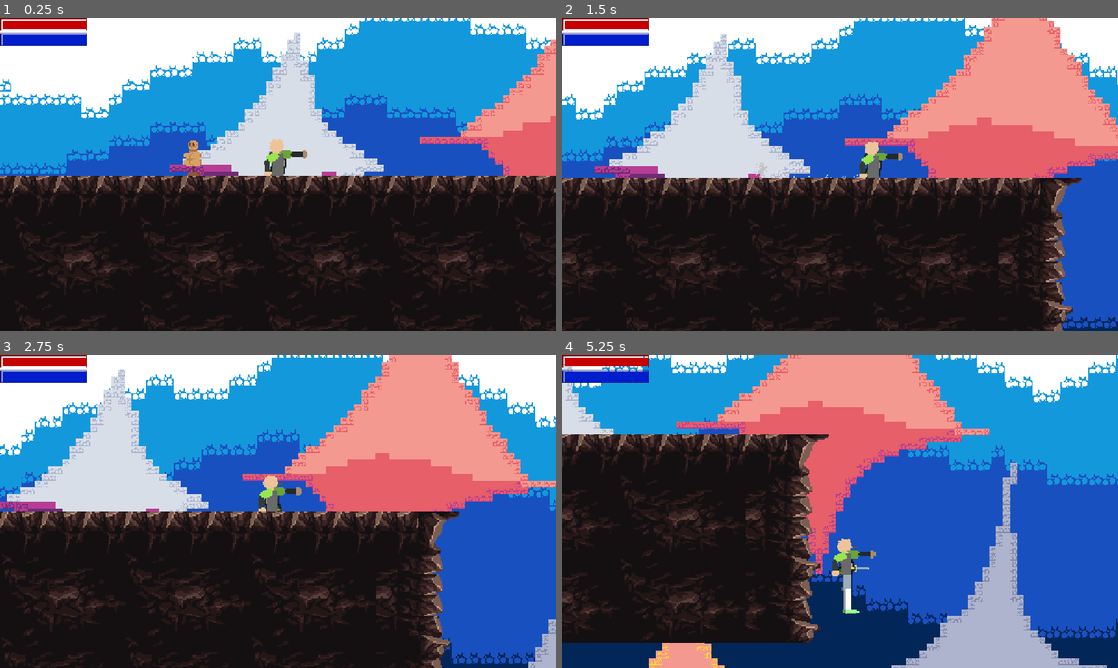
Above: before the commit, frames 1-4 (two rows, left to right).
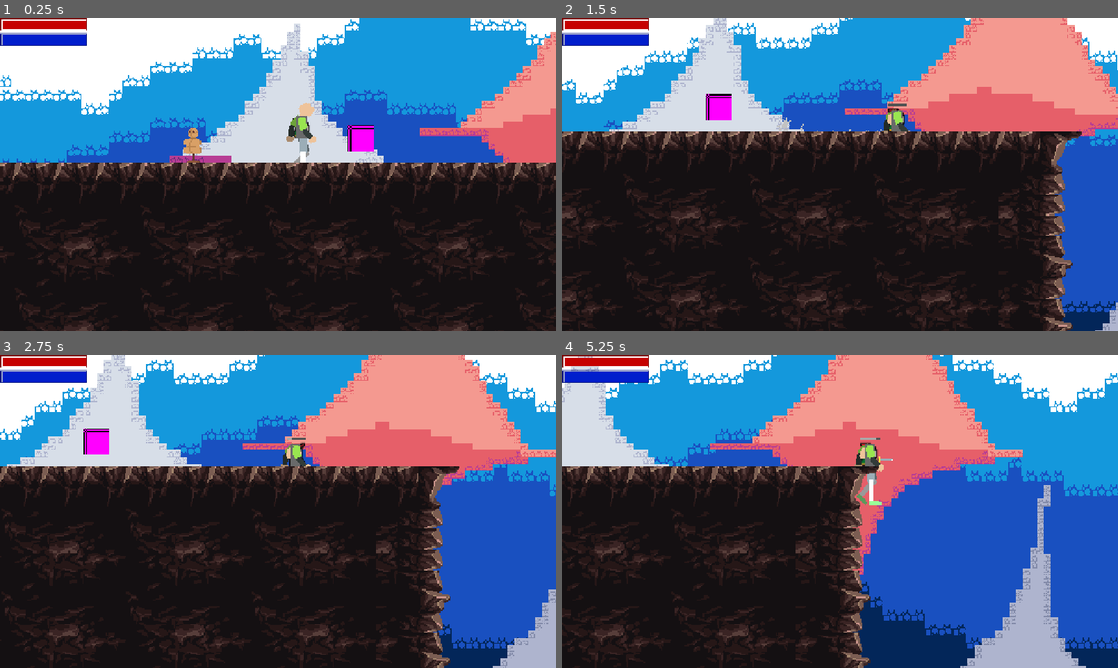
Above: after the commit, the same moments.

Repository: ToastedTeam/CaveGame
Game: Godot game, scene res://scenes/main/main.tscn
The game is run twice, just before and just after one commit, with the same random seed, the same clock (stepped at 60 frames per second) and the same inputs. The engine's default icon, where the game draws it, is replaced by a stand-in: a white triangle on a blue panel in a dark square.
Inputs:
- Up to frame 1 (0.25 s): no input
- Up to frame 2 (1.5 s): tap Enter (ui_accept) at 0.5 s; hold Right (player_move_right) from 0.53 s (still down); tap A (player_attack) at 0.6 s; tap Up (player_jump) at 0.77 s; tap D (player_dash) at 1.35 s
- Up to frame 3 (2.75 s): tap Up (player_jump) at 1.52 s; release Right (player_move_right) at 2.03 s; hold Left (player_move_left) from 2.03 s (still down); tap A (player_attack) at 2.1 s
- Up to frame 4 (5.25 s): release Left (player_move_left) at 2.78 s; hold Right (player_move_right) 2.78-4.28 s; tap D (player_dash) at 2.85, 4.35 s; tap Up (player_jump) at 3.02, 3.77, 4.52 s; tap A (player_attack) at 3.6, 5.1 s; hold Left (player_move_left) 4.28-5.03 s; hold Right (player_move_right) from 5.03 s (still down)

The runs differ from the first frame. In frame 1, 17% of the frame differs, in the area x 0-100%, y 0-100%; in frame 2, 36%; in frame 3, 35%; in frame 4, 39%.

Commit message:
Add support for multiple IK Bodies

Diff:
--- a/entities/player/player.gd
+++ b/entities/player/player.gd
@@ -80,6 +80,9 @@
 			var modification = modificationStack.get_modification(idx)
 			if override.targetModificationName == modification.resource_name:
 				var target = get_node(override.targetNodePath)
+				print("Found override " + override.targetModificationName)
+				print(" - Old path: " + str(modification.target_nodepath))
+				print(" - New path: " + str(target.get_path()))
 				modification.target_nodepath = target.get_path()
 		pass
 	pass
@@ -95,7 +98,7 @@
 
 	health_bar.value = current_hp
 	mana_bar.value = current_mana
-
+	_setupIK()
 	print("player hp: ", current_hp, " player mana: ", current_mana, " player damage: ", damage)
 
 func _physics_process(delta: float) -> void:
--- a/entities/player/player.tscn
+++ b/entities/player/player.tscn
@@ -229,13 +229,15 @@
 gravity = Vector3(0, 98, 0)
 color = Color(0.762404, 0.762404, 0.762404, 1)
 
-[sub_resource type="SkeletonModification2DLookAt" id="SkeletonModification2DLookAt_gx6sm"]
+[sub_resource type="SkeletonModification2DLookAt" id="SkeletonModification2DLookAt_a1qjk"]
+resource_local_to_scene = true
 resource_name = "HeadLook"
 bone_index = 2
 bone2d_node = NodePath("hip/torso/head")
 target_nodepath = NodePath("/root/@EditorNode@21298/@Panel@14/@VBoxContainer@15/DockHSplitLeftL/DockHSplitLeftR/DockHSp …(297 unchanged characters)…
 
-[sub_resource type="SkeletonModification2DTwoBoneIK" id="SkeletonModification2DTwoBoneIK_yqrof"]
+[sub_resource type="SkeletonModification2DTwoBoneIK" id="SkeletonModification2DTwoBoneIK_j3ovn"]
+resource_local_to_scene = true
 resource_name = "BackArm"
 target_nodepath = NodePath("/root/@EditorNode@21298/@Panel@14/@VBoxContainer@15/DockHSplitLeftL/DockHSplitLeftR/DockHSp …(292 unchanged characters)…
 flip_bend_direction = true
@@ -243,7 +245,8 @@
 joint_one_bone2d_node = NodePath("hip/torso/shoulder_r")
 joint_two_bone_idx = 4
 
-[sub_resource type="SkeletonModification2DTwoBoneIK" id="SkeletonModification2DTwoBoneIK_3wlsy"]
+[sub_resource type="SkeletonModification2DTwoBoneIK" id="SkeletonModification2DTwoBoneIK_afbqv"]
+resource_local_to_scene = true
 resource_name = "FrontArm"
 target_nodepath = NodePath("/root/@EditorNode@21298/@Panel@14/@VBoxContainer@15/DockHSplitLeftL/DockHSplitLeftR/DockHSp …(292 unchanged characters)…
 flip_bend_direction = true
@@ -252,7 +255,8 @@
 joint_two_bone_idx = 6
 joint_two_bone2d_node = NodePath("hip/torso/shoulder_f/forearm_f")
 
-[sub_resource type="SkeletonModification2DTwoBoneIK" id="SkeletonModification2DTwoBoneIK_7thud"]
+[sub_resource type="SkeletonModification2DTwoBoneIK" id="SkeletonModification2DTwoBoneIK_gx6sm"]
+resource_local_to_scene = true
 resource_name = "BackLeg"
 target_nodepath = NodePath("/root/@EditorNode@21298/@Panel@14/@VBoxContainer@15/DockHSplitLeftL/DockHSplitLeftR/DockHSp …(292 unchanged characters)…
 joint_one_bone_idx = 7
@@ -260,7 +264,8 @@
 joint_two_bone_idx = 8
 joint_two_bone2d_node = NodePath("hip/thigh_r/calf_r")
 
-[sub_resource type="SkeletonModification2DTwoBoneIK" id="SkeletonModification2DTwoBoneIK_a1qjk"]
+[sub_resource type="SkeletonModification2DTwoBoneIK" id="SkeletonModification2DTwoBoneIK_yqrof"]
+resource_local_to_scene = true
 resource_name = "FrontLeg"
 target_nodepath = NodePath("/root/@EditorNode@21298/@Panel@14/@VBoxContainer@15/DockHSplitLeftL/DockHSplitLeftR/DockHSp …(292 unchanged characters)…
 joint_one_bone_idx = 9
@@ -268,14 +273,15 @@
 joint_two_bone_idx = 10
 joint_two_bone2d_node = NodePath("hip/thigh_f/calf_f")
 
-[sub_resource type="SkeletonModificationStack2D" id="SkeletonModificationStack2D_wvtmh"]
+[sub_resource type="SkeletonModificationStack2D" id="SkeletonModificationStack2D_3wlsy"]
+resource_local_to_scene = true
 enabled = true
 modification_count = 5
-modifications/0 = SubResource("SkeletonModification2DLookAt_gx6sm")
-modifications/1 = SubResource("SkeletonModification2DTwoBoneIK_yqrof")
-modifications/2 = SubResource("SkeletonModification2DTwoBoneIK_3wlsy")
-modifications/3 = SubResource("SkeletonModification2DTwoBoneIK_7thud")
-modifications/4 = SubResource("SkeletonModification2DTwoBoneIK_a1qjk")
+modifications/0 = SubResource("SkeletonModification2DLookAt_a1qjk")
+modifications/1 = SubResource("SkeletonModification2DTwoBoneIK_j3ovn")
+modifications/2 = SubResource("SkeletonModification2DTwoBoneIK_afbqv")
+modifications/3 = SubResource("SkeletonModification2DTwoBoneIK_gx6sm")
+modifications/4 = SubResource("SkeletonModification2DTwoBoneIK_yqrof")
 
 [node name="Player" type="CharacterBody2D"]
 script = ExtResource("1_plpc0")
@@ -331,7 +337,7 @@
 process_material = SubResource("ParticleProcessMaterial_8hh5x")
 
 [node name="Skeleton" type="Skeleton2D" parent="."]
-modification_stack = SubResource("SkeletonModificationStack2D_wvtmh")
+modification_stack = SubResource("SkeletonModificationStack2D_3wlsy")
 
 [node name="hip" type="Bone2D" parent="Skeleton"]
 position = Vector2(-9.53674e-07, 0)
@@ -474,7 +480,7 @@
 position = Vector2(-9, 24)
 
 [node name="lookTarget" type="Marker2D" parent="Skeleton"]
-position = Vector2(30, -21)
+position = Vector2(34, -21)
 
 [node name="r_arm" type="Marker2D" parent="Skeleton"]
 position = Vector2(-9, 3)
@@ -521,9 +527,9 @@
 texture = ExtResource("7_26q78")
 
 [node name="TestplayerHead" type="Sprite2D" parent="polygons"]
-position = Vector2(0.322344, -21.9965)
-rotation = 0.0535218
-scale = Vector2(0.999805, 0.999805)
+position = Vector2(0.43703, -21.9892)
+rotation = 0.0726584
+scale = Vector2(0.999799, 0.999799)
 texture = ExtResource("8_7thud")
 
 [node name="TestplayerTorso" type="Sprite2D" parent="polygons"]
@@ -532,14 +538,14 @@
 texture = ExtResource("11_afbqv")
 
 [node name="TestplayerShoulder_f" type="Sprite2D" parent="polygons"]
-position = Vector2(0.717203, -11.0517)
-rotation = -0.143942
-scale = Vector2(0.999987, 0.999987)
+position = Vector2(0.717183, -11.0517)
+rotation = -0.143938
+scale = Vector2(0.999988, 0.999988)
 texture = ExtResource("9_a1qjk")
 
 [node name="TestplayerForearm" type="Sprite2D" parent="polygons/TestplayerShoulder_f"]
-position = Vector2(3.44219, 9.91432)
-rotation = -0.611027
+position = Vector2(3.44223, 9.9143)
+rotation = -0.611034
 scale = Vector2(0.999991, 0.999991)
 texture = ExtResource("10_j3ovn")
 
--- /dev/null
+++ b/entities/player/player_ik_animator.gd
@@ -0,0 +1 @@
+extends Node2D
--- a/scenes/main/main.tscn
+++ b/scenes/main/main.tscn
@@ -1,8 +1,9 @@
-[gd_scene load_steps=26 format=4 uid="uid://qtfciyfj33pt"]
+[gd_scene load_steps=27 format=4 uid="uid://qtfciyfj33pt"]
 
 [ext_resource type="Material" uid="uid://hkdd85186e42" path="res://shaders/SmoothPixel.tres" id="1_a8run"]
 [ext_resource type="Texture2D" uid="uid://b8aysoeqef1f1" path="res://icon.svg" id="2_ouso4"]
 [ext_resource type="PackedScene" uid="uid://8j1kl15f7ryq" path="res://entities/player/player.tscn" id="3_blune"]
+[ext_resource type="Script" uid="uid://bhda60gy1q5tc" path="res://entities/player/player_ik_animator.gd" id="3_th5th"]
 [ext_resource type="Script" uid="uid://b7h0h8wdhf0ws" path="res://entities/player/IKTargetResource.gd" id="4_ouso4"]
 [ext_resource type="Shader" uid="uid://b8cvd0b0qkxpa" path="res://shaders/pixel_camera.gdshader" id="4_th5th"]
 [ext_resource type="Script" uid="uid://j8q2uvh3comw" path="res://scenes/main/camera.gd" id="5_7smn1"]
@@ -12,11 +13,8 @@
 [ext_resource type="Texture2D" uid="uid://bb0m10tlay88m" path="res://scenes/main/assets/world_tileset.png" id="9_ou6is"]
 [ext_resource type="PackedScene" uid="uid://dn52wlkh2g1wy" path="res://scenes/killzone/killzone.tscn" id="10_necax"]
 
-[sub_resource type="Resource" id="Resource_a1qjk"]
-script = ExtResource("4_ouso4")
-targetModificationName = "HeadLook"
-targetNodePath = NodePath("Skeleton/lookTarget")
-metadata/_custom_type_script = "uid://b7h0h8wdhf0ws"
+[sub_resource type="PlaceholderTexture2D" id="PlaceholderTexture2D_blune"]
+size = Vector2(20, 20)
 
 [sub_resource type="Resource" id="Resource_j3ovn"]
 script = ExtResource("4_ouso4")
@@ -42,10 +40,10 @@
 targetNodePath = NodePath("Skeleton/f_leg")
 metadata/_custom_type_script = "uid://b7h0h8wdhf0ws"
 
-[sub_resource type="Resource" id="Resource_blune"]
+[sub_resource type="Resource" id="Resource_th5th"]
 script = ExtResource("4_ouso4")
 targetModificationName = "HeadLook"
-targetNodePath = NodePath("LookAt")
+targetNodePath = NodePath("../PlayerIKAnimator/LookAt")
 metadata/_custom_type_script = "uid://b7h0h8wdhf0ws"
 
 [sub_resource type="ShaderMaterial" id="ShaderMaterial_qtmoe"]
@@ -1431,25 +1429,31 @@
 scale = Vector2(1, 0.993091)
 texture = ExtResource("2_ouso4")
 
+[node name="PlayerIKAnimator" type="Node2D" parent="."]
+script = ExtResource("3_th5th")
+
+[node name="LookAt" type="Marker2D" parent="PlayerIKAnimator"]
+position = Vector2(69, -19)
+
+[node name="Sprite2D" type="Sprite2D" parent="PlayerIKAnimator/LookAt"]
+texture = SubResource("PlaceholderTexture2D_blune")
+
 [node name="Player" parent="." node_paths=PackedStringArray("health_bar", "mana_bar") instance=ExtResource("3_blune")]
-position = Vector2(6, -9)
+position = Vector2(24, -44)
 health_bar = NodePath("../Interface/Interface2/VBoxContainer/HealthBar/HealthBar")
 mana_bar = NodePath("../Interface/Interface2/VBoxContainer/ManaBar/ManaBar")
-ik_overrides = Array[ExtResource("4_ouso4")]([SubResource("Resource_a1qjk"), SubResource("Resource_j3ovn"), SubResource("Resource_afbqv"), SubResource("Resource_gx6sm"), SubResource("Resource_yqrof"), SubResource("Resource_blune")])
-
-[node name="Camera2D" type="Camera2D" parent="Player" node_paths=PackedStringArray("followTarget")]
+ik_overrides = Array[ExtResource("4_ouso4")]([SubResource("Resource_j3ovn"), SubResource("Resource_afbqv"), SubResource("Resource_gx6sm"), SubResource("Resource_yqrof"), SubResource("Resource_th5th")])
+
+[node name="Camera2D" type="Camera2D" parent="Player"]
 material = SubResource("ShaderMaterial_qtmoe")
+position = Vector2(-18, 35)
 zoom = Vector2(3, 3)
 limit_bottom = 180
 limit_smoothed = true
 position_smoothing_enabled = true
 position_smoothing_speed = 10.0
 script = ExtResource("5_7smn1")
-followTarget = NodePath("..")
 suppressPixelAlignment = true
-
-[node name="LookAt" type="Marker2D" parent="Player"]
-position = Vector2(40, -24)
 
 [node name="Interface" parent="." instance=ExtResource("6_raeie")]
 
Not shown, added: entities/player/player_ik_animator.gd.uid
